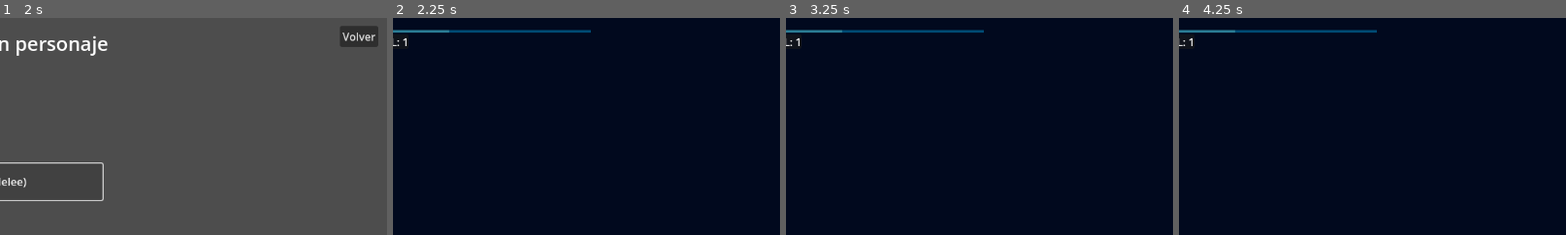
Above: before the commit, frames 1-4 (left to right).
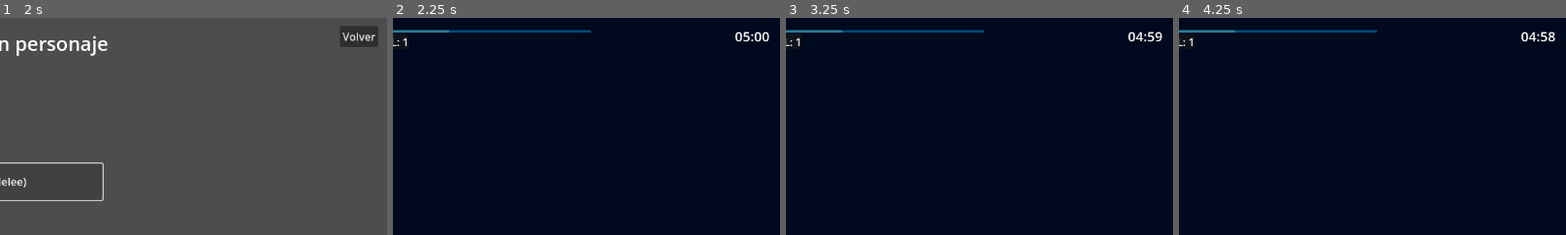
Above: after the commit, the same moments.

Repository: bkerz/VoidShips
Game: Godot game, scene res://Scenes/GUI_UI/MainUI/mainMenu.tscn
Two runs of this game, one before a commit and one after it. Both use one fixed random seed, a clock stepped at 60 frames per second and the inputs below. The engine's default icon, where the game draws it, is replaced by a stand-in: a white triangle on a blue panel in a dark square.
Inputs (mouse positions are % of the whole screen's width and height, from its top left):
- Up to frame 1 (2 s): click "Jugar" at 0.5 s; click "Max (Melee)" at 1.25 s
- Up to frame 2 (2.25 s): click "Ir al Mundo" at 2 s
- Up to frame 3 (3.25 s): click (41, 96) at 2.75 s
- Up to frame 4 (4.25 s): click (49, 96) at 3.5 s
The pictures show only the part of the screen within x 50-100%, y 0-50%; the shares and areas given below are measured in that part.

Frame 1 is identical in both runs. In frame 2, 0.2% of the frame differs, in the area x 88-98%, y 6-12%; in frame 3, 0.2%; in frame 4, 0.2%.

Commit message:
corrección error mio del timer
instancia de nuevo el timer por un error

Sin crasheo

Diff:
--- a/Scenes/World/FirstWorld/Scripts/first_worldScript.gd
+++ b/Scenes/World/FirstWorld/Scripts/first_worldScript.gd
@@ -3,6 +3,9 @@
 
 #variables
 var escapeMenuVisible= false
+
+func _ready():
+	pass
 
 func _process(delta):
 	vigilarMenuEscape()
--- a/Scenes/World/FirstWorld/first_world.tscn
+++ b/Scenes/World/FirstWorld/first_world.tscn
@@ -6,6 +6,7 @@
 [ext_resource type="PackedScene" uid="uid://cturklof8iwho" path="res://Scenes/Enemies/MineEnemy/enemyShipMine.tscn" id="4_18rdi"]
 [ext_resource type="PackedScene" uid="uid://d1hi1ajleb7a4" path="res://Scenes/Enemies/Snake/EnemySnake.tscn" id="5_aeile"]
 [ext_resource type="PackedScene" uid="uid://cfj2cpyebf7ag" path="res://Scenes/EnemySpawner/enemy_spawner.tscn" id="6_7vjqr"]
+[ext_resource type="PackedScene" uid="uid://35elmfbphbhu" path="res://Scenes/GUI_UI/EndGameTimer/end_game_timer.tscn" id="7_3pbfn"]
 
 [sub_resource type="Theme" id="Theme_8umrj"]
 
@@ -163,5 +164,9 @@
 position = Vector2(20, 1.5)
 shape = SubResource("RectangleShape2D_ea67h")
 
+[node name="Node2D" parent="." instance=ExtResource("7_3pbfn")]
+position = Vector2(1085, 13)
+minutes_time = 5
+
 [connection signal="button_down" from="MenuGUI/Seguir" to="MenuGUI" method="_on_seguir_button_down"]
 [connection signal="button_down" from="MenuGUI/Salir" to="MenuGUI" method="_on_salir_button_down"]
Not shown: 1 places in Scenes/World/FirstWorld/first_world.tscn that only renumber resources
